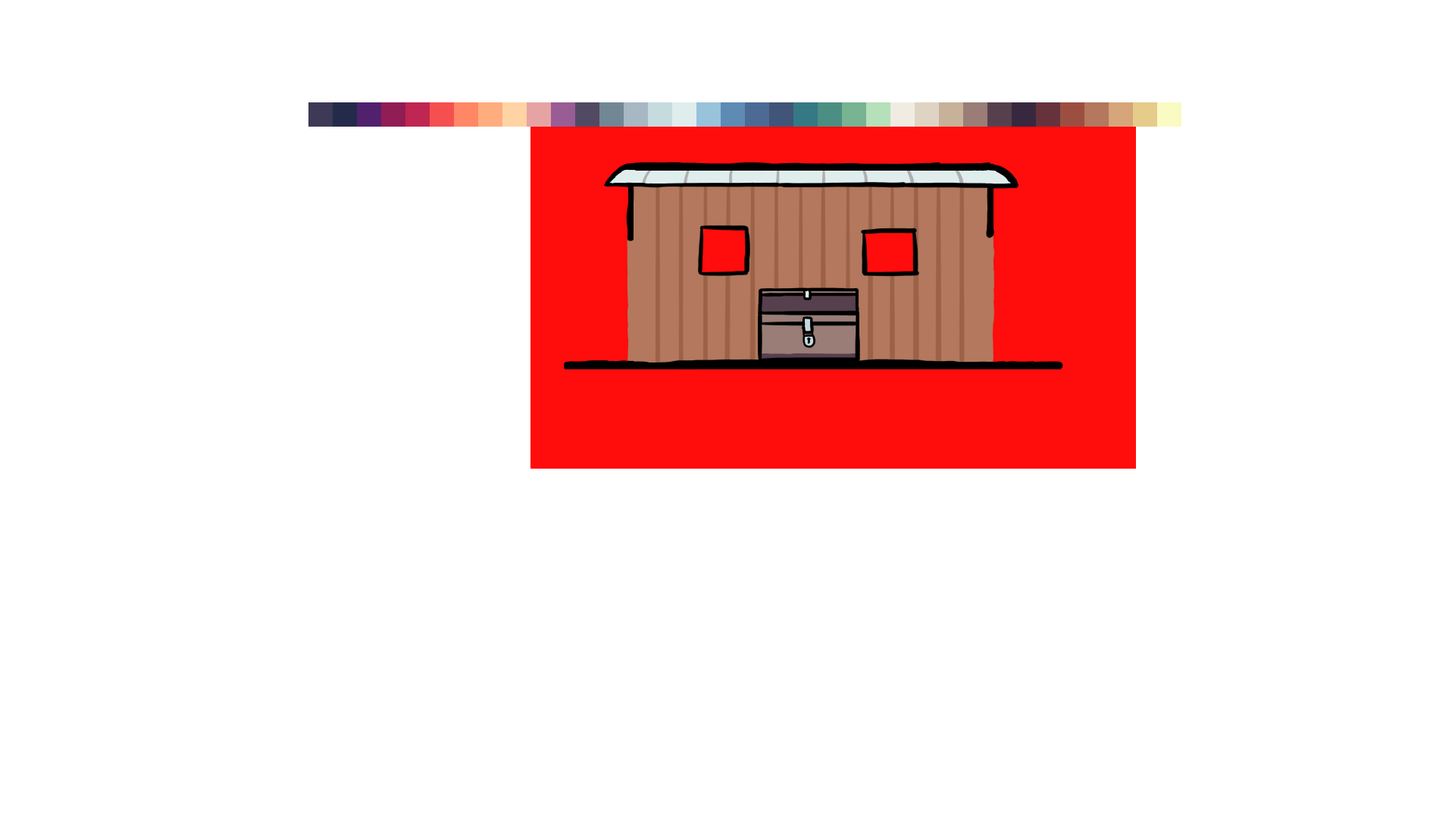
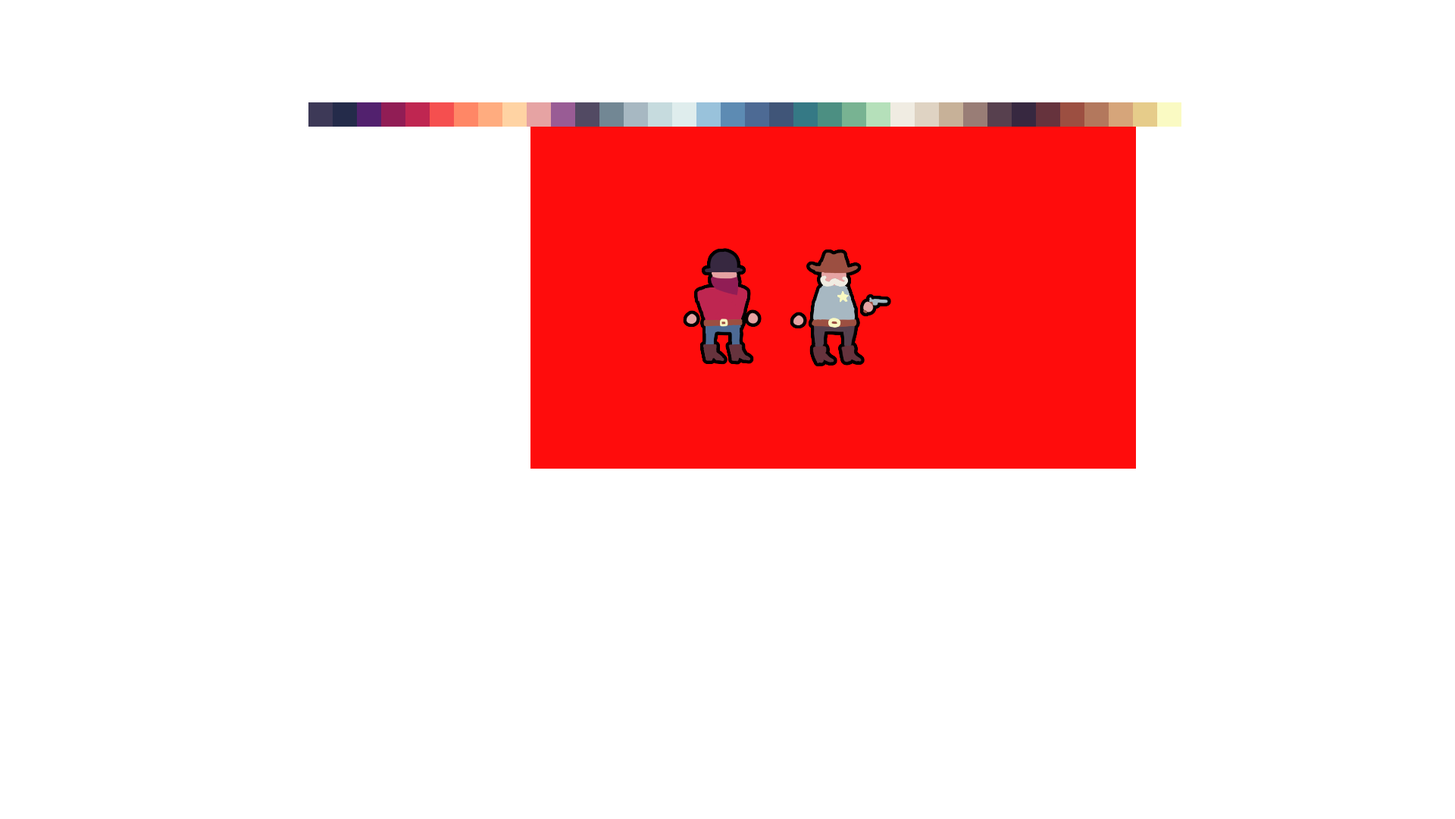
Layer changes from the first 1455px x 819px image to the second:
added layer "HandsGun" above "EmptyHands" over <box>786,244,932,370</box>
added layer "EmptyHands" above "Sheriff" over <box>679,291,777,340</box>
renamed "Paint Layer 15" to "Sheriff", showed it over <box>776,194,922,370</box>
renamed "Paint Layer 13" to "Bandit", showed it, painted on it over <box>630,242,825,370</box>
hid group "ChestLocked" (2 layers) over <box>732,278,879,370</box>
hid group "ChestOpen" (2 layers) over <box>684,229,879,370</box>
hid group "ChestBandit" (2 layers) over <box>732,229,879,370</box>
hid group "ChestClosed" (2 layers) over <box>732,278,879,370</box>
hid group "Chassis" (2 layers) over <box>563,161,1064,370</box>
